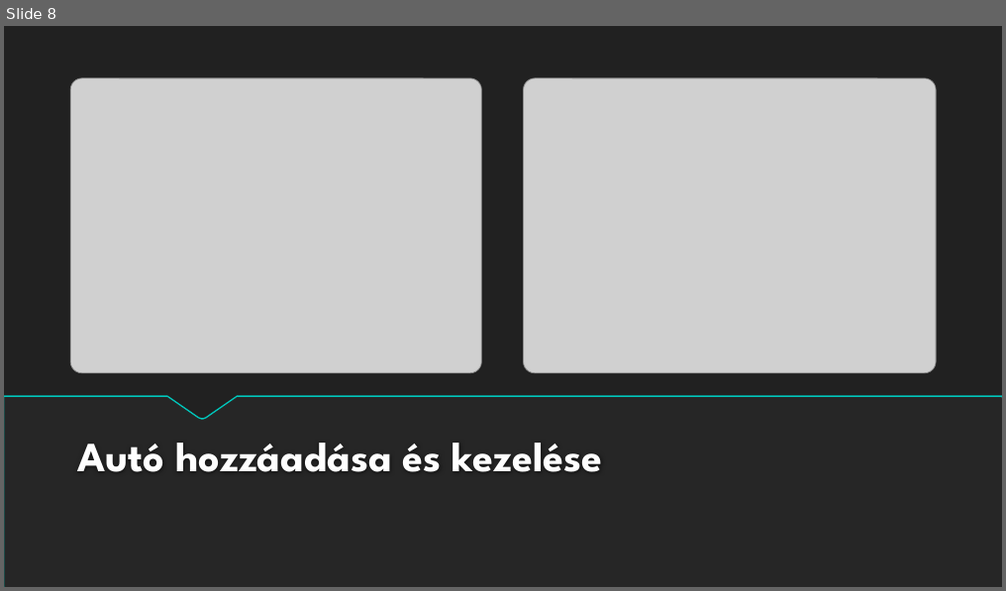
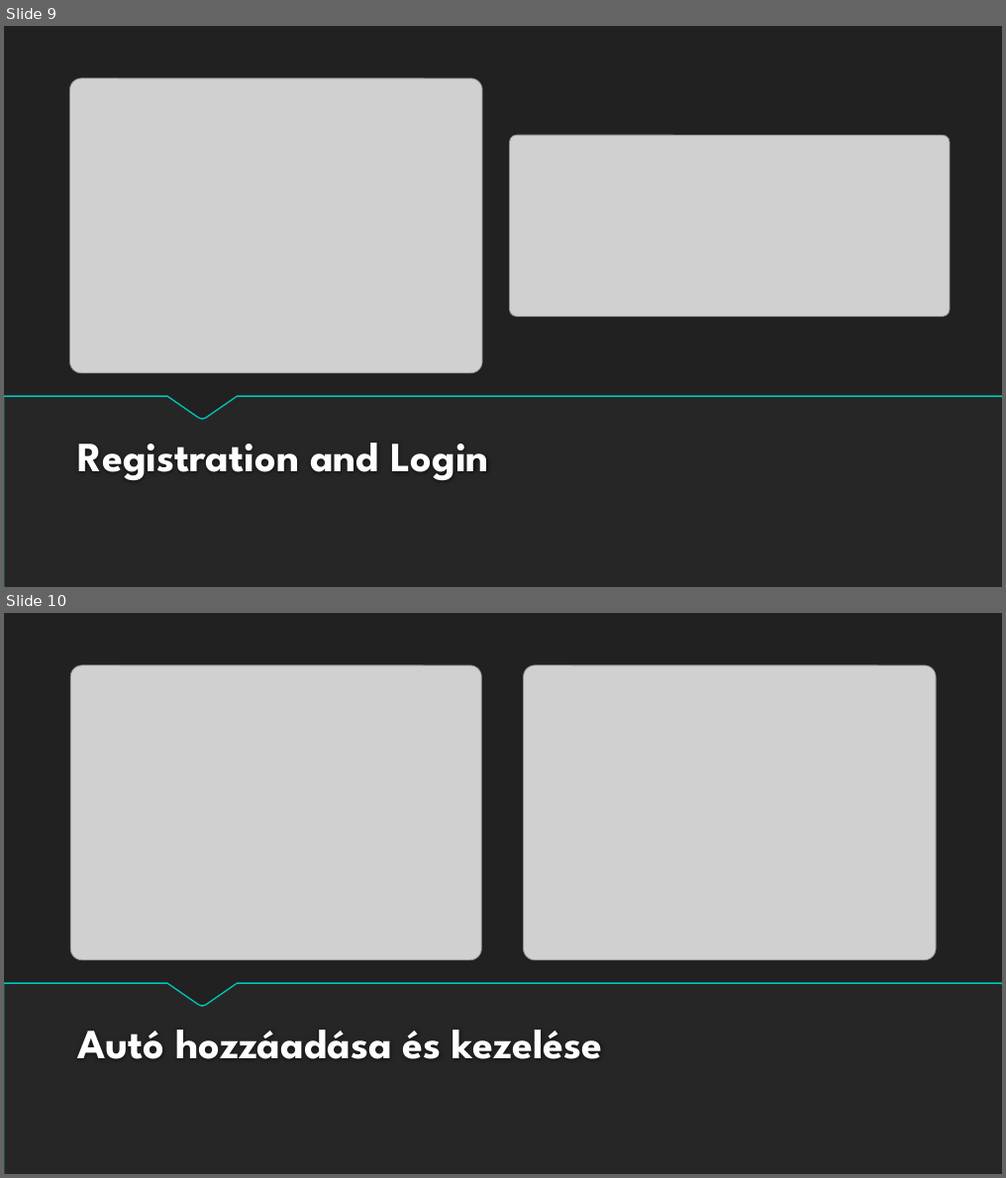
Before and after one commit to Andris2579/automuhely, a slide deck: Autóműhely.pptx. Shown one above the other, each under a label of ours: slide 8 before the commit, slides 9 and 10 after it. The pictures are 1006x591 and 1006x1178 pixels, drawn with LibreOffice and Linux fonts; fonts in the diff are those of the drawing; grey boxes stand for pictures; background and template pictures are left out. Boxes give left, top, right and bottom in pixels: in the first picture for what was removed or moved away, otherwise in the second. Text is boxed around its words. In the diff, an @@ line names an element or a change of style, - is before the commit and + after.

```diff
--- a/Autóműhely.pptx
+++ b/Autóműhely.pptx
@@ slide 9 added at [4, 26, 1002, 587], background #212121 @@
@@ picture added at [70, 78, 482, 373] @@
@@ picture added at [509, 135, 949, 317] @@
@@ freeform shape added at [4, 396, 1002, 587], fill #262626, outline #00C6BB 1.25 pt @@
@@ triangle added at [4, 397, 467, 587], fill #262626 @@
@@ triangle added at [398, 397, 1002, 587], fill #262626 @@
@@ title added at [78, 443, 489, 480], 40 pt, text #FEFEFE, bold @@
+Registration and Login
@@ what was slide 8 is now slide 10 @@
```
Also in this commit, not shown: 10 slides changed, 8 other slides added, 4 slides removed.
